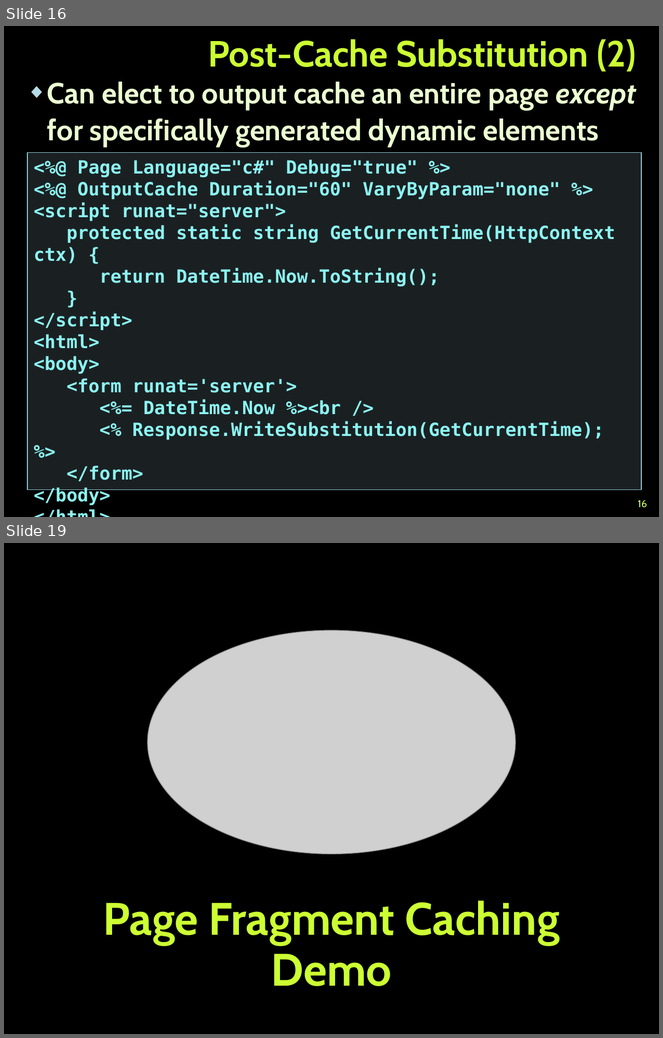
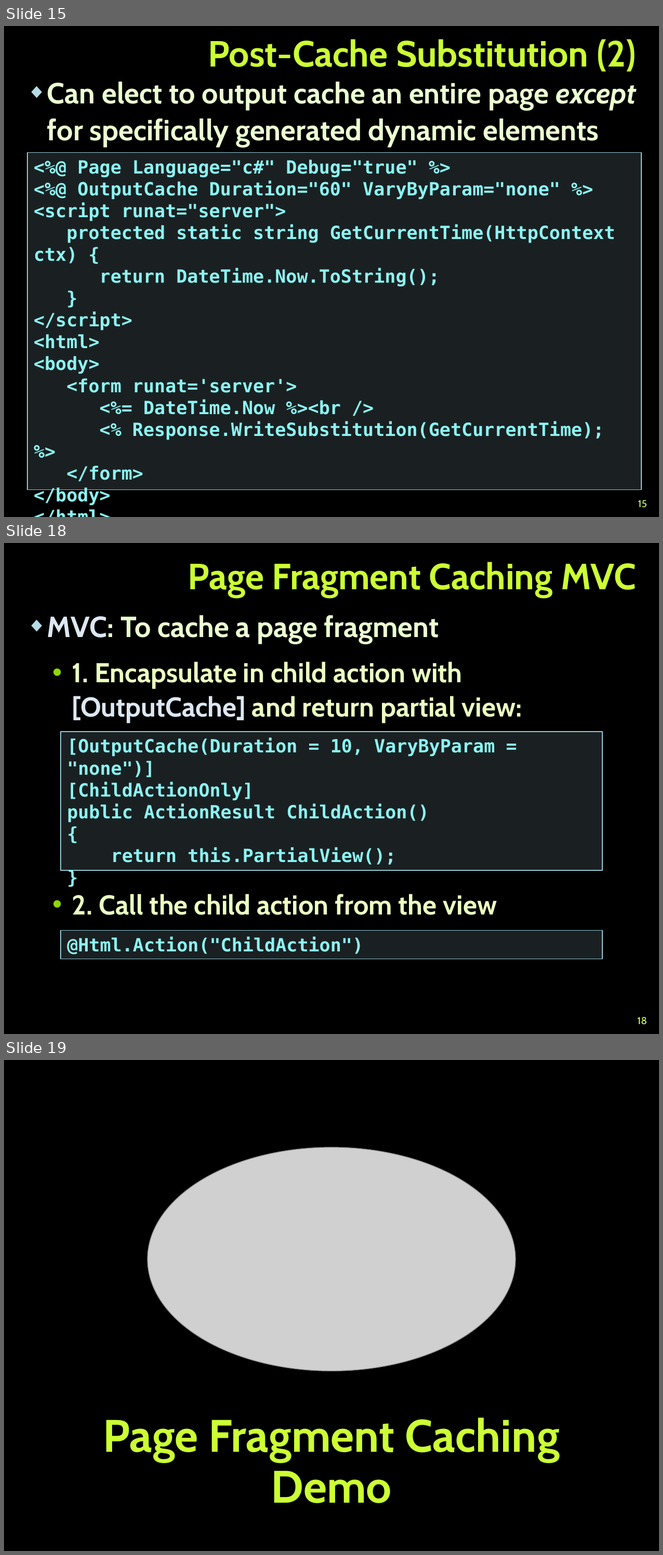
Before and after one commit to martin-nikolov/Telerik-Academy, a slide deck: ASP.NET MVC/07. ASP.NET Caching Data/ASP.NET Caching Data.pptx. Shown one above the other, each under a label of ours: slides 16 and 19 before the commit, slides 15, 18 and 19 after it; the slides between them are not shown. The pictures are 663x1038 and 663x1555 pixels, drawn with LibreOffice and Linux fonts; fonts in the diff are those of the drawing; grey boxes stand for pictures; background and template pictures are left out. Boxes give left, top, right and bottom in pixels: in the first picture for what was removed or moved away, otherwise in the second. Text is boxed around its words. In the diff, an @@ line names an element or a change of style, - is before the commit and + after.

```diff
--- a/ASP.NET MVC/07. ASP.NET Caching Data/ASP.NET Caching Data.pptx
+++ b/ASP.NET MVC/07. ASP.NET Caching Data/ASP.NET Caching Data.pptx
@@ slide 18 added at <box>4,543,659,1034</box>, background picture (left out) @@
@@ title added at <box>188,562,636,598</box>, 40 pt, text #CCFF33, bold @@
+Page Fragment Caching MVC
@@ text added at <box>47,615,522,915</box>, 30 pt, text #EBFFC2, bold @@
+◆ MVC: To cache a page fragment
+  • 1. Encapsulate in child action with [OutputCache] and return partial view:
+  • 2. Call the child action from the view
@@ rectangle added at <box>60,732,602,871</box>, fill #B5DBE5 at 15% opacity, outline #90CAD7 1 pt, 20 pt, text #8CF4F2, bold @@
+[OutputCache(Duration = 10, VaryByParam = "none")]
+[ChildActionOnly]
+public ActionResult ChildAction()
+{
+return this.PartialView();
+}
@@ rectangle added at <box>60,931,602,960</box>, fill #B5DBE5 at 15% opacity, outline #90CAD7 1 pt, 20 pt, text #8CF4F2, bold @@
+@Html.Action("ChildAction")
@@ page number added at <box>637,1017,647,1025</box>, 11 pt, text #CCFF66 @@
+18
@@ what was slide 16 is now slide 15 @@
@@ page number at <box>638,500,647,508</box>: text changed @@
-16
+15
```
Also in this commit, not shown: 6 slides changed, 1 slide removed, 1 other file.
